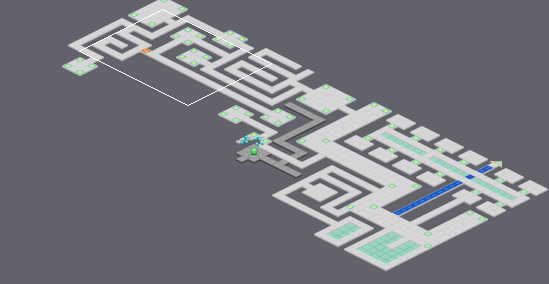
An edit to a level. Tiled map, areas/Global_hub.tmx. Above: a wide view before the commit, with the close-up outlined.
Close-up. Before:
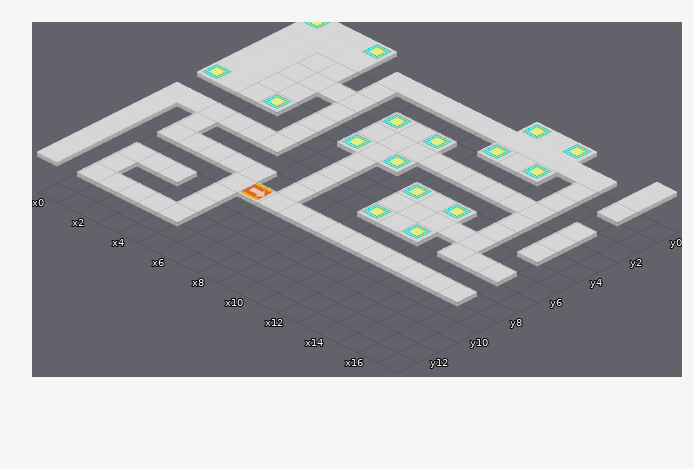
Cells are 64x32 px. Isometric: x runs down to the right, y down to the left. Shown: x 0..17, y 0..13. The commit also changed other parts of the map, which this record leaves out. Layer "Tile Layer 5" is drawn 0,-64 px off the grid.
The same view after the edit:
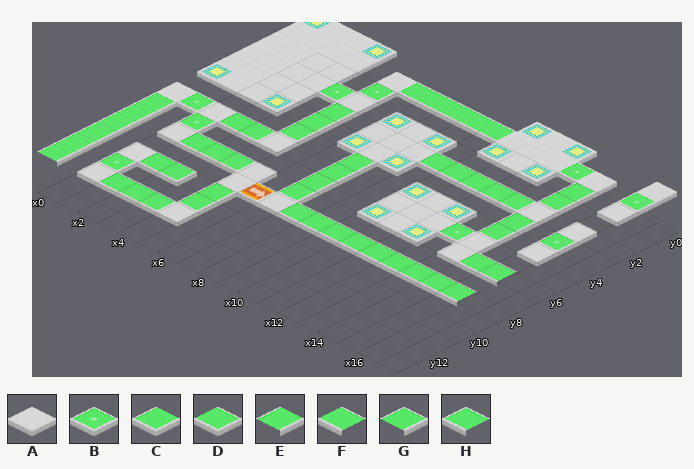
Key: from "Cyberworld Opennet": A 0, B 4, C 5, D 5 flipped left-right, E 6, F 6 flipped left-right, G 7, H 7 flipped left-right.
_ is an empty cell.
Changes in this commit:
Layer "Tile Layer 5":
y 1: x 6..10 AAAAA -> HFFFD; x 14 A -> B; x 17 A -> B
y 2: x 5 A -> B; x 15 A -> G
y 3: x 4 A -> B; x 15 A -> C
y 4: x 5 A -> G; x 10..14 AAAAA -> HFFFD
y 5: x 5 A -> E; x 15 A -> G; x 17 A -> B
y 6: x 5 A -> C; x 8 A -> G; x 15 A -> C
y 7: x 1 A -> B; x 3..4 AA -> HD; x 8 A -> E; x 14 A -> B
y 8: x 0 A -> G; x 2 A -> B; x 8 A -> E; x 16..17 AA -> HF
y 9: x 0 A -> E; x 3..5 AAA -> HFD; x 8 A -> C
y 10: x 0 A -> E; x 9..17 AAAAAAAAA -> HFFFFFFFF
y 11: x 0 A -> E; x 3..4 AA -> HD; x 6 A -> G
y 12: x 0 A -> E; x 2 A -> B; x 6 A -> C
y 13: x 0 A -> E; x 3..5 AAA -> HFD
Pixel boxes of the changes (left, top, right, bottom) in both close-ups:
changed: (37, 83, 595, 302)
changed: (619, 193, 655, 210)
